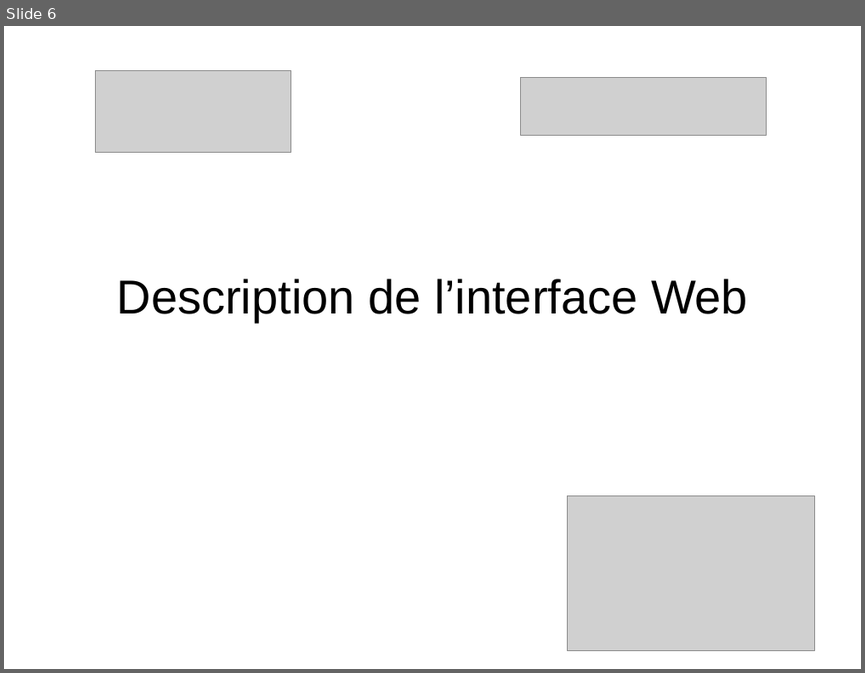
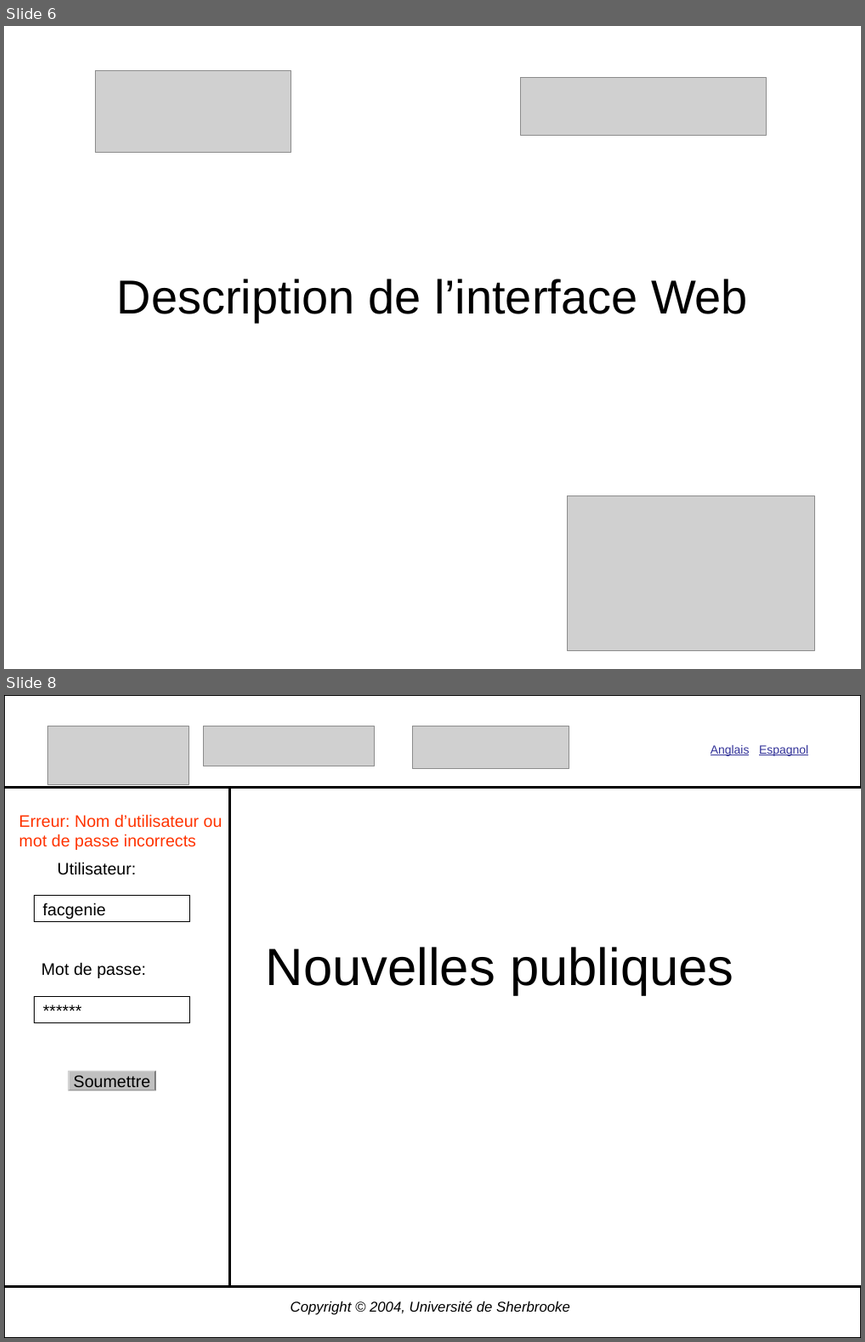
Before and after one commit to gonr1001/diamant, a slide deck: Diamant2.0/Conception/CreationGrille--2.ppt. Shown one above the other, each under a label of ours: slide 6 before the commit, slides 6 and 8 after it; the slides between them are not shown. The pictures are 865x673 and 865x1342 pixels, drawn with LibreOffice and Linux fonts; fonts in the diff are those of the drawing; grey boxes stand for pictures. Boxes give left, top, right and bottom in pixels: in the first picture for what was removed or moved away, otherwise in the second. Text is boxed around its words. In the diff, an @@ line names an element or a change of style, - is before the commit and + after.

```diff
--- a/Diamant2.0/Conception/CreationGrille--2.ppt
+++ b/Diamant2.0/Conception/CreationGrille--2.ppt
@@ slide 8 added at box(4, 695, 861, 1338), background #FFFFFF @@
@@ rectangle added at box(4, 695, 861, 787), outline #000000 2.01 pt @@
@@ picture added at box(47, 726, 189, 785) @@
@@ picture added at box(203, 726, 374, 766) @@
@@ picture added at box(412, 726, 568, 768) @@
@@ text added at box(710, 745, 808, 756), 10 pt, text #333399, underline @@
+Anglais Espagnol
@@ rectangle added at box(4, 787, 230, 1287), outline #000000 2.01 pt @@
@@ text added at box(19, 814, 222, 850), 14 pt, text #FF3300 @@
+Erreur: Nom d’utilisateur ou mot de passe incorrects
@@ text added at box(58, 862, 137, 875), 14 pt, text #000000 @@
+Utilisateur:
@@ rectangle added at box(34, 895, 189, 921), outline #000000 0.74 pt @@
@@ text added at box(43, 902, 106, 919), 14 pt, text #000000 @@
+facgenie
@@ text added at box(266, 947, 734, 995), 44 pt, text #000000 @@
+Nouvelles publiques
@@ text added at box(41, 962, 146, 978), 14 pt, text #000000 @@
+Mot de passe:
@@ rectangle added at box(34, 996, 189, 1022), outline #000000 0.74 pt @@
@@ text added at box(35, 996, 91, 1025), 14 pt, text #000000 @@
+******
@@ freeform shape added at box(69, 1071, 155, 1091), fill #C0C0C0, 14 pt, text #000000 @@
+Soumettre
@@ rectangle added at box(4, 1287, 861, 1338), outline #000000 2.01 pt @@
@@ text added at box(290, 1300, 570, 1315), 12 pt, text #000000, italic @@
+Copyright © 2004, Université de Sherbrooke
```
Also in this commit, not shown: 3 slides changed, 8 other slides added.
